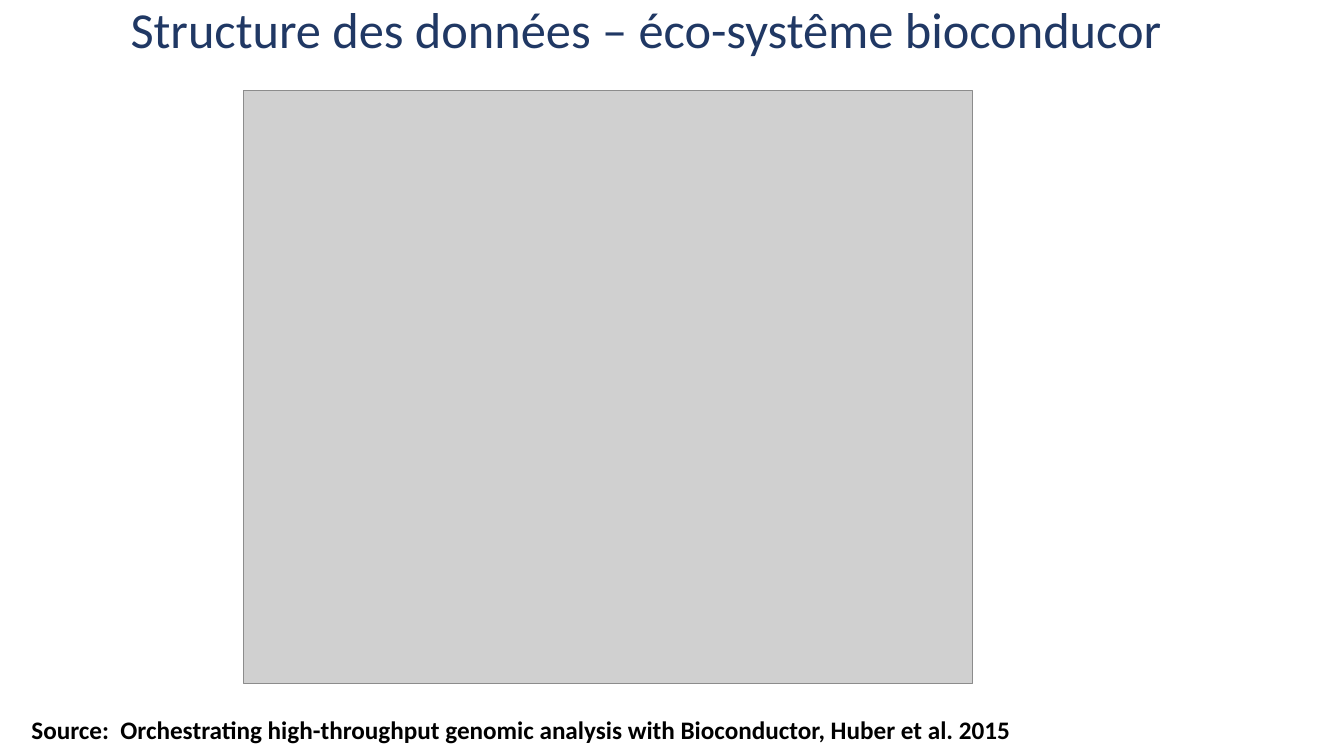
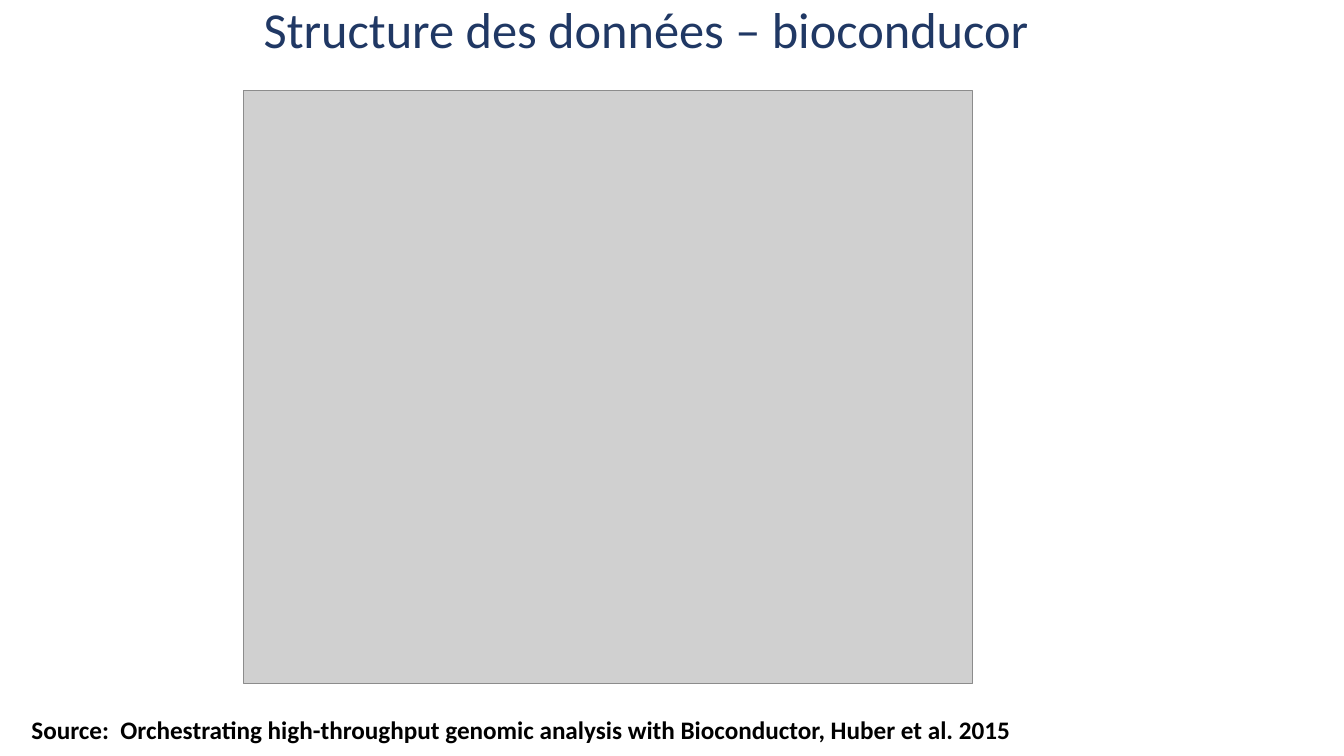
Before and after one commit to JeromeAmbroise/LSTAT2340-metagenomic, a slide deck: slide 9 of LSTAT2340-metagenomique.pptx (slide 8 before the commit). Drawn at 1344x756 pixels with LibreOffice and Linux fonts; fonts in the diff are those of the drawing; grey boxes stand for pictures. Boxes give left, top, right and bottom in pixels: in the first picture for what was removed or moved away, otherwise in the second. Text is boxed around its words. In the diff, an @@ line names an element or a change of style, - is before the commit and + after.

```diff
--- a/LSTAT2340-metagenomique.pptx
+++ b/LSTAT2340-metagenomique.pptx
@@ text at (264, 13, 1028, 49): text changed @@
-Structure des données – éco-systême bioconducor
+Structure des données – bioconducor
```
Also in this commit, not shown: 5 other slides changed, 1 slide added.
